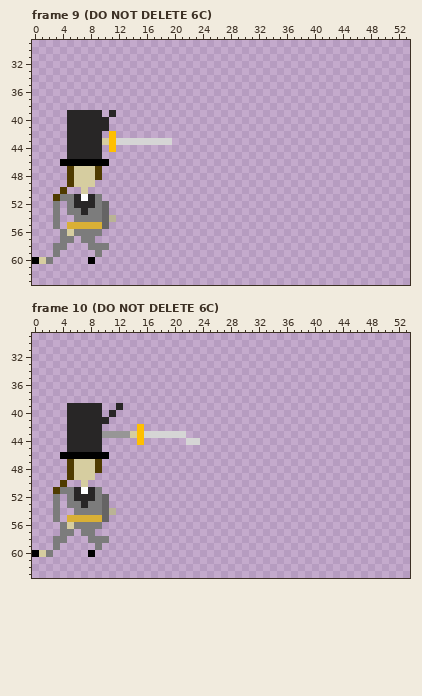
Two states of a pixel-art file, GWS/Sprites/Movesets/HL Moveset/HL_Full_Moveset.ase. The picture above is the old version.
64x64 pixels, 268 frames. Shown: frame 9 (DO NOT DELETE 6C): x 0..53, y 29..63; frame 10 (DO NOT DELETE 6C): x 0..53, y 29..63. The commit also changed other frames, which this record leaves out.
After the commit:
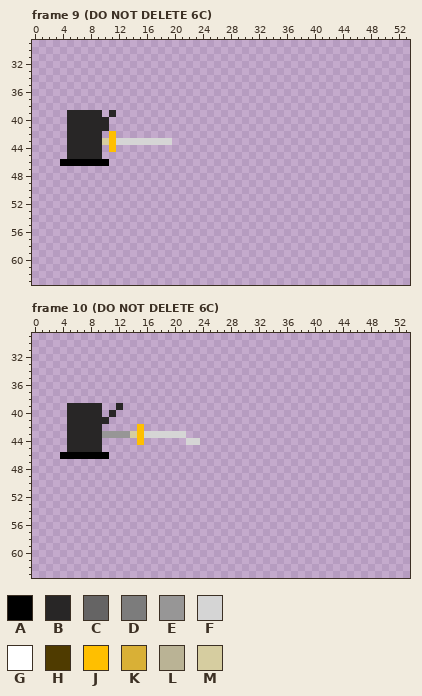
Palette (. is transparent): A #000000  B #282626  C #656464  D #7c7c7c  E #979696  F #d5d5d5  G #ffffff  H #4f3b00  J #ffbf00  K #d9b036  L #bab395  M #d6cda0
Changes in this commit:
{"change": "layer \"Flattened\" now hidden"}
{"where": "frame 9 (DO NOT DELETE 6C)"}
{"frame":9,"y":47,"x":5,"old":"HMMMH","new":"....."}
{"frame":9,"y":48,"x":5,"old":"HMMMH","new":"....."}
{"frame":9,"y":49,"x":5,"old":"HMMM","new":"...."}
{"frame":9,"y":50,"x":4,"old":"H","new":"."}
{"frame":9,"y":50,"x":7,"old":"M","new":"."}
{"frame":9,"y":51,"x":3,"old":"HDDBGBD","new":"......."}
{"frame":9,"y":52,"x":3,"old":"D","new":"."}
{"frame":9,"y":52,"x":5,"old":"DBBBDC","new":"......"}
{"frame":9,"y":53,"x":3,"old":"D","new":"."}
{"frame":9,"y":53,"x":5,"old":"DDBDDC","new":"......"}
{"frame":9,"y":54,"x":3,"old":"D","new":"."}
{"frame":9,"y":54,"x":6,"old":"DDDDCL","new":"......"}
{"frame":9,"y":55,"x":3,"old":"D","new":"."}
{"frame":9,"y":55,"x":5,"old":"KKKKKC","new":"......"}
{"frame":9,"y":56,"x":4,"old":"DMDDDD","new":"......"}
{"frame":9,"y":57,"x":4,"old":"DD","new":".."}
{"frame":9,"y":57,"x":7,"old":"DD","new":".."}
{"frame":9,"y":58,"x":3,"old":"DD","new":".."}
{"frame":9,"y":58,"x":8,"old":"DDD","new":"..."}
{"frame":9,"y":59,"x":3,"old":"D","new":"."}
{"frame":9,"y":59,"x":9,"old":"D","new":"."}
{"frame":9,"y":60,"x":0,"old":"AMD","new":"..."}
{"frame":9,"y":60,"x":8,"old":"A","new":"."}
{"where": "frame 10 (DO NOT DELETE 6C)"}
{"frame":10,"y":47,"x":5,"old":"HMMMH","new":"....."}
{"frame":10,"y":48,"x":5,"old":"HMMMH","new":"....."}
{"frame":10,"y":49,"x":5,"old":"HMMM","new":"...."}
{"frame":10,"y":50,"x":4,"old":"H","new":"."}
{"frame":10,"y":50,"x":7,"old":"M","new":"."}
{"frame":10,"y":51,"x":3,"old":"HDDBGBD","new":"......."}
{"frame":10,"y":52,"x":3,"old":"D","new":"."}
{"frame":10,"y":52,"x":5,"old":"DBBBDC","new":"......"}
{"frame":10,"y":53,"x":3,"old":"D","new":"."}
{"frame":10,"y":53,"x":5,"old":"DDBDDC","new":"......"}
{"frame":10,"y":54,"x":3,"old":"D","new":"."}
{"frame":10,"y":54,"x":6,"old":"DDDDCL","new":"......"}
{"frame":10,"y":55,"x":3,"old":"D","new":"."}
{"frame":10,"y":55,"x":5,"old":"KKKKKC","new":"......"}
{"frame":10,"y":56,"x":4,"old":"DMDDDD","new":"......"}
{"frame":10,"y":57,"x":4,"old":"DD","new":".."}
{"frame":10,"y":57,"x":7,"old":"DD","new":".."}
{"frame":10,"y":58,"x":3,"old":"DD","new":".."}
{"frame":10,"y":58,"x":8,"old":"DDD","new":"..."}
{"frame":10,"y":59,"x":3,"old":"D","new":"."}
{"frame":10,"y":59,"x":9,"old":"D","new":"."}
{"frame":10,"y":60,"x":0,"old":"AMD","new":"..."}
{"frame":10,"y":60,"x":8,"old":"A","new":"."}
{"label":"erased","picture_box":[32,166,116,264]}
{"label":"erased","picture_box":[32,459,116,557]}
